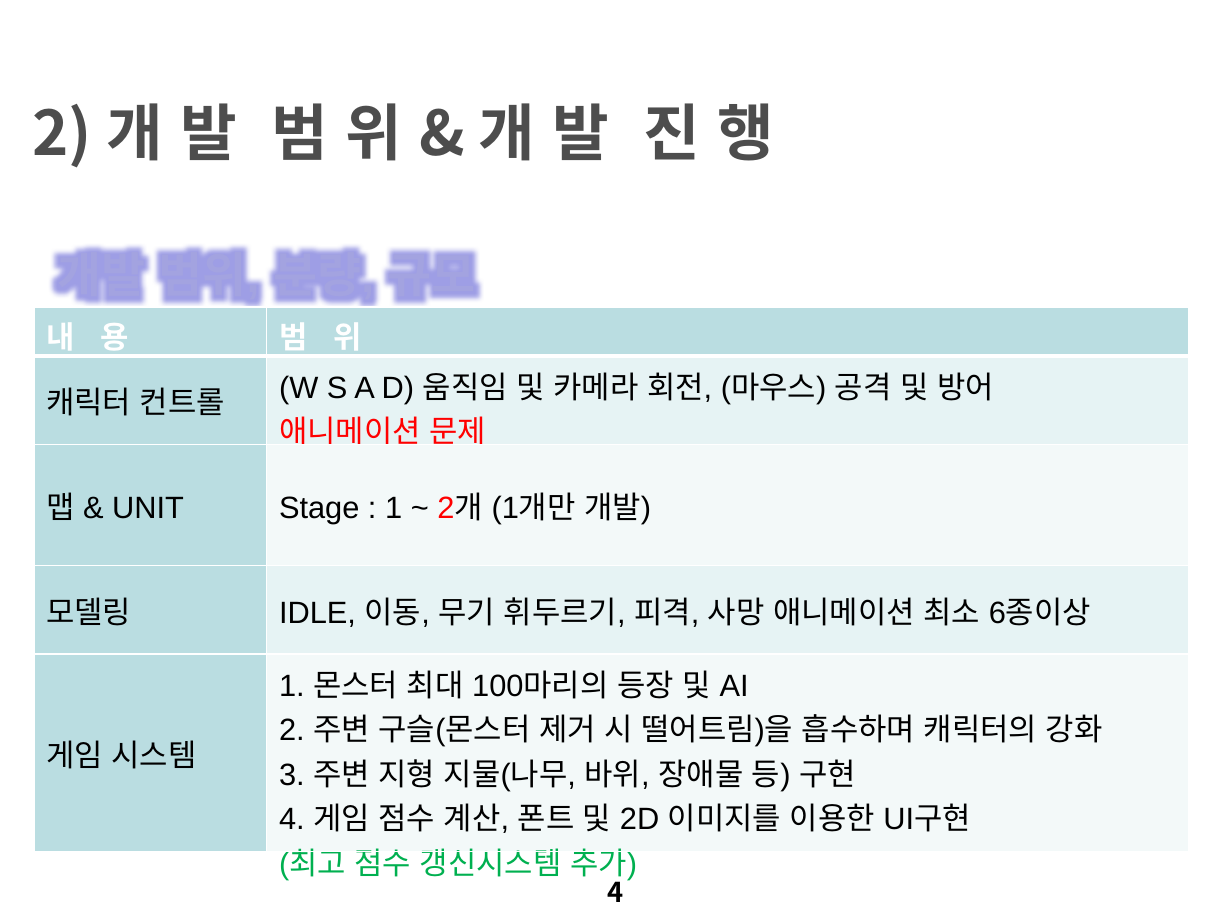
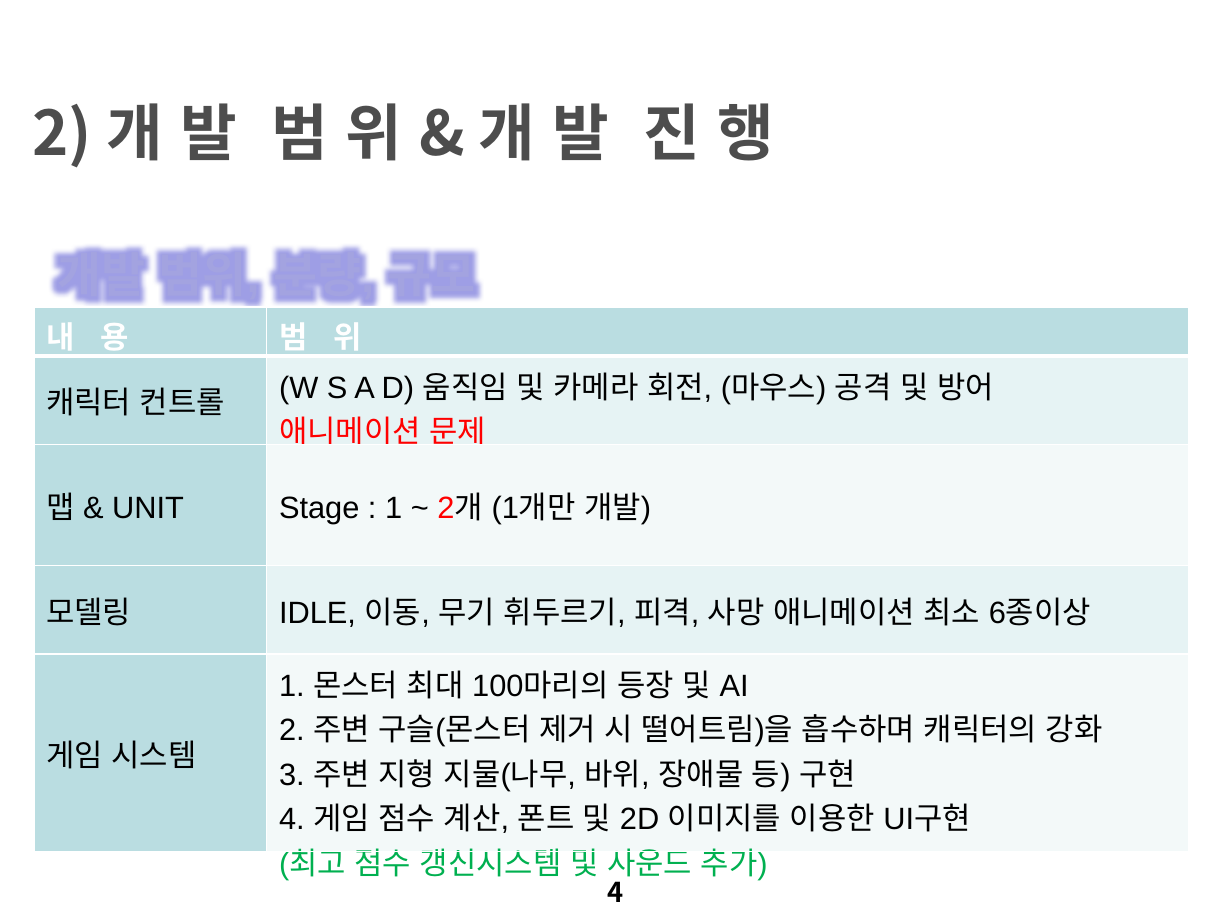
Before and after one commit to jonghyunChae/2016OgreCJHTermProject, a slide deck: slide 4 of PPT/2016 GameEngineProject(3)_채종현.pptx. Drawn at 1232x924 pixels with LibreOffice and Linux fonts; fonts in the diff are those of the drawing; background and template pictures are left out. Boxes give left, top, right and bottom in pixels: in the first picture for what was removed or moved away, otherwise in the second. Text is boxed around its words. In the diff, an @@ line names an element or a change of style, - is before the commit and + after.

```diff
--- a/PPT/2016 GameEngineProject(3)_채종현.pptx
+++ b/PPT/2016 GameEngineProject(3)_채종현.pptx
@@ table at (x1=34, y1=307, x2=1189, y2=887) @@
-row 5, column 2: 1. 몬스터 최대 100마리의 등장 및 AI / 2. 주변 구슬(몬스터 제거 시 떨어트림)을 흡수하며 캐릭터의 강화 / 3. 주변 지형 지물(나무, 바위, 장애물 등) 구현 / 4. 게임 점수 계산, 폰트 및 2D 이미지를 이용한 UI구현 / (최고 점수 갱신시스템 추가)
+row 5, column 2: 1. 몬스터 최대 100마리의 등장 및 AI / 2. 주변 구슬(몬스터 제거 시 떨어트림)을 흡수하며 캐릭터의 강화 / 3. 주변 지형 지물(나무, 바위, 장애물 등) 구현 / 4. 게임 점수 계산, 폰트 및 2D 이미지를 이용한 UI구현 / (최고 점수 갱신시스템 및 사운드 추가)
```
Also in this commit, not shown: 4 other files.
